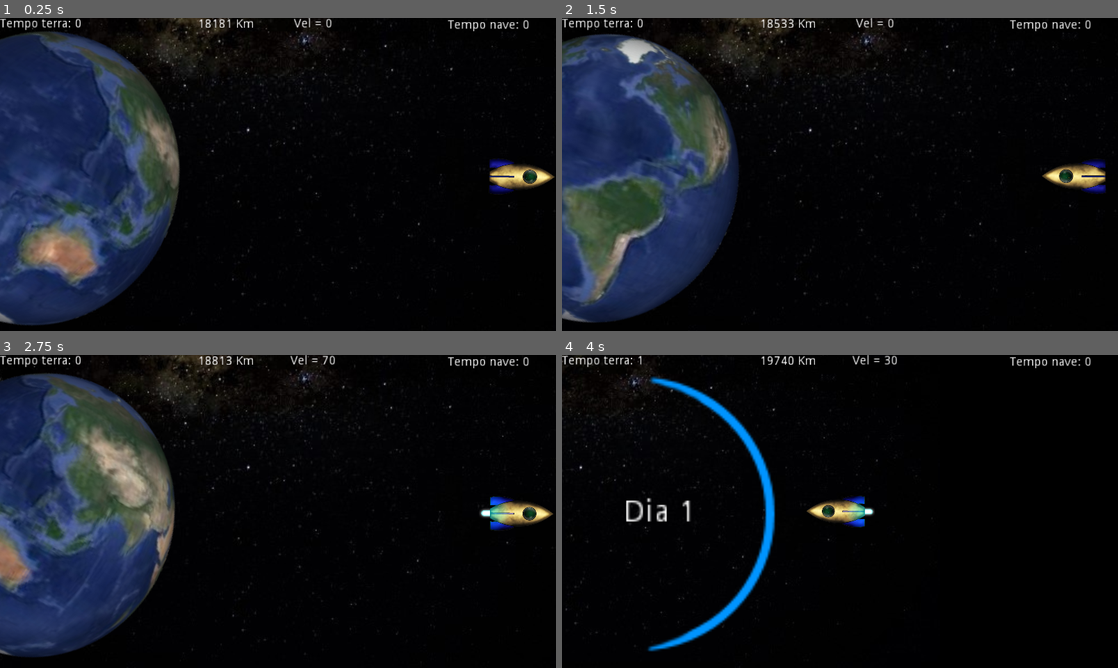
Above: before the commit, frames 1-4 (two rows, left to right).
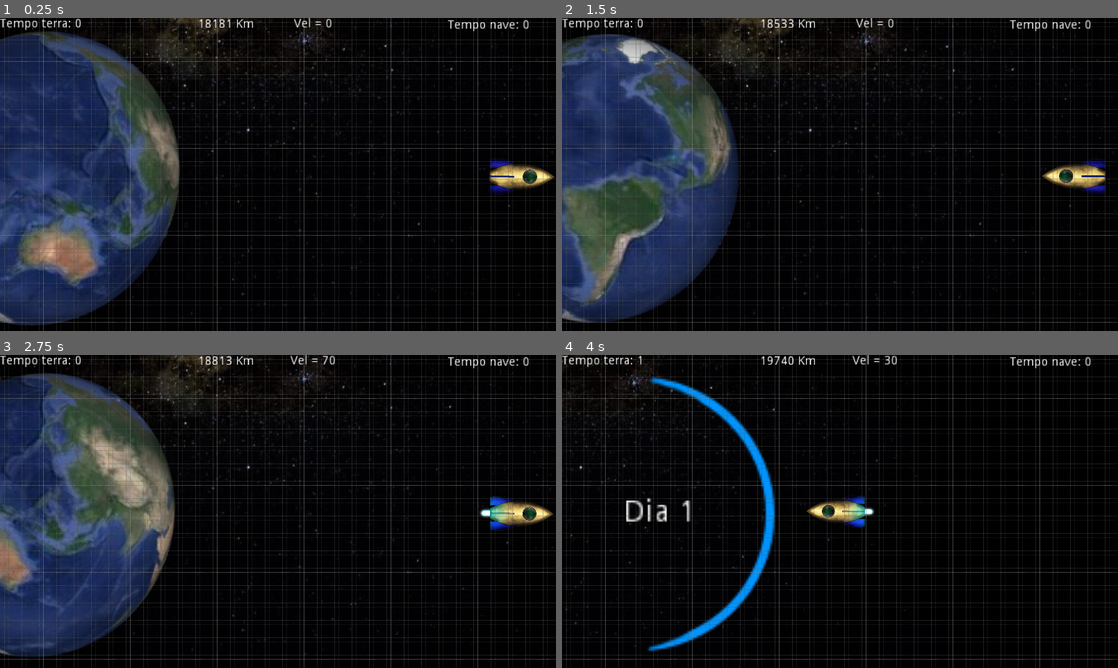
Above: after the commit, the same moments.

Repository: codificarciencias/viagem
Game: Godot game, scene res://viajando.tscn
Two runs of this game, one before a commit and one after it. Both use one fixed random seed, a clock stepped at 60 frames per second and the inputs below.
Inputs:
- Up to frame 1 (0.25 s): no input
- Up to frame 2 (1.5 s): hold Right (ui_right) 0.53-1.28 s; hold Down (ui_down) from 1.28 s (still down)
- Up to frame 3 (2.75 s): release Down (ui_down) at 2.03 s; hold Right (ui_right) from 2.03 s (still down)
- Up to frame 4 (4 s): release Right (ui_right) at 2.78 s; hold Up (ui_up) 2.78-3.53 s; hold Left (ui_left) from 3.53 s (still down)

The runs differ from the first frame. In frame 1, 6.9% of the frame differs, in the area x 0-100%, y 0-100%; in frame 2, 6.9%; in frame 3, 7.0%; in frame 4, 9.0%.

Commit message:
instalação da grade de medição
instanciando o grid

Diff:
--- a/project.godot
+++ b/project.godot
@@ -10,7 +10,6 @@
 
 _global_script_classes=[  ]
 _global_script_class_icons={
-
 }
 
 [application]
--- a/viajando.tscn
+++ b/viajando.tscn
@@ -1,6 +1,7 @@
-[gd_scene load_steps=5 format=2]
+[gd_scene load_steps=6 format=2]
 
 [ext_resource path="res://objetos/Terra.tscn" type="PackedScene" id=1]
+[ext_resource path="res://image/BgGrade.png" type="Texture" id=2]
 [ext_resource path="res://objetos/Nave.tscn" type="PackedScene" id=12]
 [ext_resource path="res://image/ceu.jpg" type="Texture" id=13]
 [ext_resource path="res://viajando.gd" type="Script" id=33]
@@ -8,15 +9,14 @@
 [node name="Viagem" type="Node2D"]
 script = ExtResource( 33 )
 
-[node name="Refer" type="Sprite" parent="."]
-position = Vector2( 639.902, 360 )
-scale = Vector2( 2.04392, 1.7258 )
-z_index = -5
-texture = ExtResource( 13 )
+[node name="Controle" type="CanvasLayer" parent="."]
 
-[node name="GlobCam" type="Camera2D" parent="Refer"]
-
-[node name="Controle" type="CanvasLayer" parent="."]
+[node name="Grade" type="Sprite" parent="Controle"]
+scale = Vector2( 0.5, 0.5 )
+texture = ExtResource( 2 )
+centered = false
+region_enabled = true
+region_rect = Rect2( 0, 0, 2560, 1440 )
 
 [node name="LbNaveVel" type="Label" parent="Controle"]
 anchor_left = 0.5
@@ -64,8 +64,18 @@
 "_edit_use_anchors_": false
 }
 
+[node name="Refer" type="Sprite" parent="."]
+position = Vector2( 639.902, 360 )
+scale = Vector2( 2.04392, 1.7258 )
+z_index = -5
+texture = ExtResource( 13 )
+
+[node name="GlobCam" type="Camera2D" parent="Refer"]
+
 [node name="Terra" parent="." instance=ExtResource( 1 )]
 position = Vector2( -2.53601, 367.858 )
+z_index = 1
 
 [node name="Nave" parent="." instance=ExtResource( 12 )]
 position = Vector2( 976.521, 364.063 )
+z_index = 2
Binary file added: image/BgGrade.png
Not shown, added: image/BgGrade.png.import
Binary file added: image/BgGradej.jpg
Not shown, added: image/BgGradej.jpg.import
